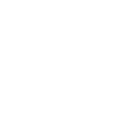
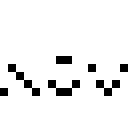
Revision of a layered 128 × 128 image; what changed, layer by layer:
painted on "text" over (0, 56, 128, 96)
